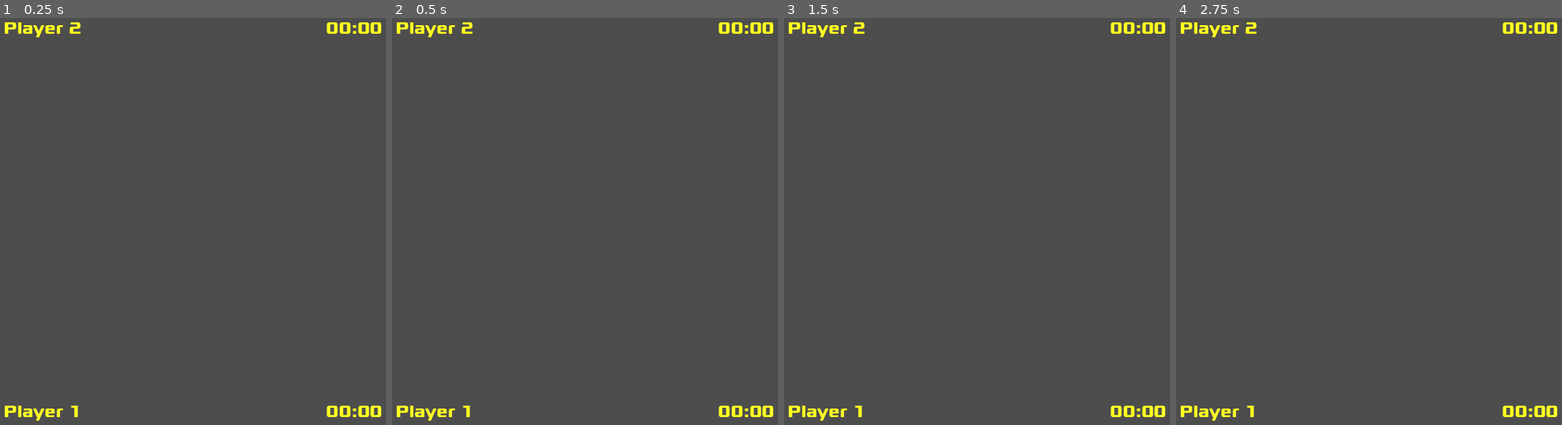
Above: before the commit, frames 1-4 (left to right).
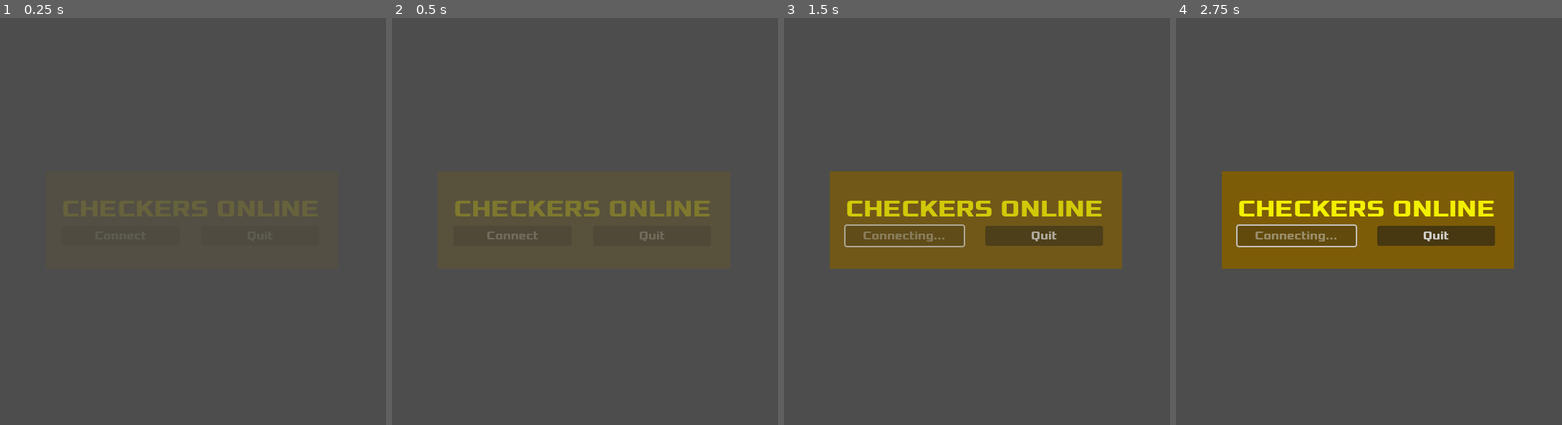
Above: after the commit, the same moments.

Repository: Luca-Milioli/Checkers
Game: Godot game, scene res://scenes/main.tscn
The game is run twice, just before and just after one commit, with the same random seed, the same clock (stepped at 60 frames per second) and the same inputs.
Inputs (mouse positions are in pixels of both pictures, inside the frame that each line leads up to):
- Up to frame 1 (0.25 s): no input
- Up to frame 2 (0.5 s): no input
- Up to frame 3 (1.5 s): click (903, 237) at 0.5 s, where only the run after the commit has a clickable "Connect"; move the mouse to (1061, 197) at 1.27 s; click (1061, 197) at 1.42 s
- Up to frame 4 (2.75 s): move the mouse to (1291, 241) at 2.02 s; click (1291, 241) at 2.17 s

The runs differ from the first frame. In frame 1, 2.3% of the frame differs, in the area x 1-99%, y 1-99%; in frame 2, 2.8%; in frame 3, 19%; in frame 4, 19%.

Commit message:
multiplayer retry + connect button + quit win

Diff:
--- a/checkers/scenes/main.tscn
+++ b/checkers/scenes/main.tscn
@@ -50,6 +50,7 @@
 grow_vertical = 2
 
 [node name="TopHUD" type="Control" parent="VBoxContainer"]
+visible = false
 custom_minimum_size = Vector2(0, 50)
 layout_mode = 2
 
@@ -79,6 +80,7 @@
 layout_mode = 2
 
 [node name="BotHUD" type="Control" parent="VBoxContainer"]
+visible = false
 custom_minimum_size = Vector2(0, 50)
 layout_mode = 2
 
@@ -126,3 +128,5 @@
 
 [connection signal="update_label" from="Player1" to="." method="_on_player_1_update_label"]
 [connection signal="update_label" from="Player2" to="." method="_on_player_2_update_label"]
+[connection signal="all_peers_connected" from="MultiPlayer" to="." method="_on_multi_player_all_peers_connected"]
+[connection signal="peer_disconnected_signal" from="MultiPlayer" to="." method="_on_multi_player_peer_disconnected_signal"]
--- a/checkers/scenes/winner.tscn
+++ b/checkers/scenes/winner.tscn
@@ -4,7 +4,7 @@
 
 [sub_resource type="LabelSettings" id="LabelSettings_c53yo"]
 font = ExtResource("1_ciejl")
-font_size = 40
+font_size = 33
 font_color = Color(1, 1, 0, 1)
 
 [node name="WinnerControl" type="Control"]
@@ -45,7 +45,7 @@
 
 [node name="WinnerText" type="Label" parent="VBoxContainer"]
 layout_mode = 2
-text = "CHECKERS"
+text = "CHECKERS ONLINE"
 label_settings = SubResource("LabelSettings_c53yo")
 horizontal_alignment = 1
 vertical_alignment = 1
--- a/checkers/scripts/MultiplayerManager.gd
+++ b/checkers/scripts/MultiplayerManager.gd
@@ -24,7 +24,7 @@
 	connection_attempted = true
 
 	# random timer
-	$Connecting.wait_time = randi() % 10 # random timeout
+	$Connecting.wait_time = randi() % 5 # random timeout
 	print($Connecting.wait_time)
 	$Connecting.start()
 
--- a/checkers/scripts/main.gd
+++ b/checkers/scripts/main.gd
@@ -1,6 +1,7 @@
 extends Control
 
 signal game_finished
+signal connection_done
 
 const DEFAULT_VOLUME = -10
 
@@ -19,26 +20,27 @@
 
 
 func _ready():
-	self.is_ready = false
 
 	$MenuTheme.volume_db = DEFAULT_VOLUME
 	self.retry_button = $Menu/VBoxContainer/HboxContainer/PlayAgain
 	self.quit_button = $Menu/VBoxContainer/HboxContainer/Quit
-
+	_menu_animation()
+	self.retry_button.text = "Connect"
+	quit_button.connect("pressed", Callable(self, "_on_quit_pressed"))
+	retry_button.connect("pressed", Callable(self, "_on_play_again_pressed"))
+
+
+func _multi_setup():
 	my_multiplayer.connection()
-
-
-	quit_button.connect("pressed", Callable(self, "_on_quit_pressed"))
 	my_multiplayer.all_peers_connected.connect(func():
-		retry_button.connect("pressed", Callable(self, "_on_play_again_pressed"))
 		_game_setup()
 	)
 
 
 func _game_setup():
-	print("alllber")
+	print("SETUPPO")
 	self.player1.inizialize("Plants", 12, true, false)
-	self.player1.set_time_left(60)
+	self.player1.set_time_left(7)
 	$VBoxContainer/BotHUD/Player1.text = self.player1.get_ign()
 	$VBoxContainer/BotHUD/Player1Timer.text = self.player1.format_time()
 
@@ -59,6 +61,8 @@
 	self.gui.connect_to_target(self.logic)
 	self.gui.setup_gui(self.logic.get_board())
 
+	$VBoxContainer/TopHUD.visible = true
+	$VBoxContainer/BotHUD.visible = true
 	self._fade_in_music()
 	self._menu_animation()
 
@@ -81,6 +85,7 @@
 
 
 func _play(restart = false):
+	print("GIOCHIAMO !")
 	self.gui.set_appearence_only(false)
 
 	self._fade_out_music()
@@ -91,6 +96,9 @@
 	self.player1.stop_timer()
 	self.player2.stop_timer()
 	var winner = self.logic.get_winner()
+	end_game(winner)
+
+func end_game(winner):
 	var winnertext: String
 	match winner:
 		1:
@@ -109,8 +117,14 @@
 	$Menu/VBoxContainer/WinnerText.text = winnertext
 
 	self.gui.set_appearence_only(true)
+	self.retry_button.text = "Play again"
+
+	for player in players_ready:
+		players_ready[player] = false
+
 	self._fade_in_music()
 	self._menu_animation()
+
 
 
 func _fade_out_music():
@@ -139,35 +153,42 @@
 
 func _on_play_again_pressed() -> void:
 
-	self.is_ready = true
+
+	if self.retry_button.text == "Connect":
+		self.retry_button.text = "Connecting..."
+		self.retry_button.disabled = true
+		_multi_setup()
+		return
 
 	self.retry_button.disabled = true
 	self.quit_button.disabled = true
+
+	#_update_button_text()
+
+	if self.retry_button.text == "Play again":
+		var board_path = $VBoxContainer/Board.scene_file_path
+		$VBoxContainer/Board.queue_free()
+		self.gui.queue_free()
+
+		await get_tree().process_frame
+		var new_board = load(board_path).instantiate()
+		new_board.name = "Board"
+
+		$VBoxContainer.add_child(new_board)
+		$VBoxContainer.move_child(new_board, 1)
+		self.gui = $VBoxContainer.get_node("Board/Grid")
+
+		self.retry_button.text = "start game"
+		#await self._multi_setup()
+		self._game_setup()
+		#self._on_play_again_pressed()
+
+	self.retry_button.text = "Waiting for client..."
 
 	# Notifica gli altri peer che questo giocatore è pronto
 	var my_id = my_multiplayer.multiplayer.get_unique_id()
 	_set_player_ready.rpc(my_id)
 	_set_player_ready(my_id)  # Imposta anche localmente
-
-	#_update_button_text()
-
-	if retry_button.text == "Play again":
-		var board_path = $VBoxContainer/Board.scene_file_path
-		$VBoxContainer/Board.queue_free()
-		self.gui.queue_free()
-
-		await get_tree().process_frame
-		var new_board = load(board_path).instantiate()
-		new_board.name = "Board"
-
-		$VBoxContainer.add_child(new_board)
-		$VBoxContainer.move_child(new_board, 1)
-		self.gui = $VBoxContainer.get_node("Board/Grid")
-
-		self._game_setup()
-
-	self.retry_button.text = "Waiting for client"
-
 
 
 # Funzione RPC per sincronizzare lo stato "ready" tra i peer
@@ -186,8 +207,31 @@
 	print("Controllo ready: %d/%d giocatori pronti" % [players_ready.size(), total_players])
 
 	if players_ready.size() >= total_players:
+		self.players_ready = {} # reset for next game
 		# Tutti i giocatori sono pronti, inizia il gioco
 		self._play()
 
 func _on_quit_pressed() -> void:
 	get_tree().quit()
+
+
+func _on_multi_player_all_peers_connected() -> void:
+	self.retry_button.text = "Start game"
+	self.retry_button.disabled = false
+
+
+func _on_multi_player_peer_disconnected_signal(id: Variant) -> void:
+
+	var winnerid = self.my_multiplayer.multiplayer.get_unique_id()
+	var winner : int
+	if self.player1.get_peer_id() == winnerid:
+		if self.player1.is_white():
+			winner = 1
+		else:
+			winner = 2
+	else:
+		if self.player2.is_white():
+			winner = 2
+		else:
+			winner = 1
+	end_game(1)
